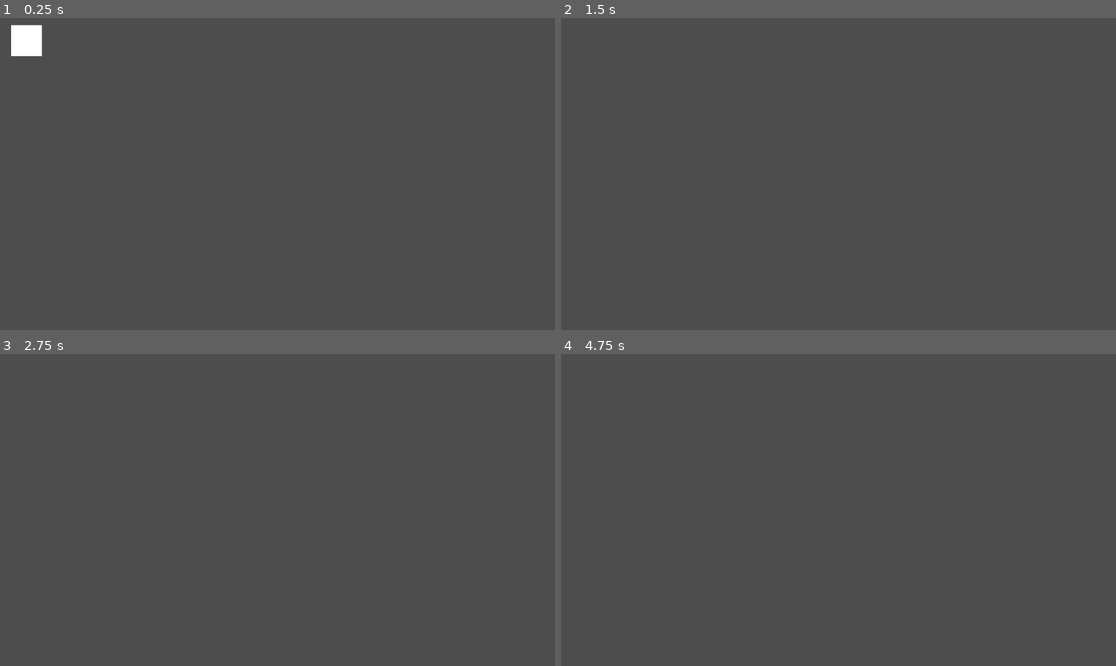
Above: before the commit, frames 1-4 (two rows, left to right).
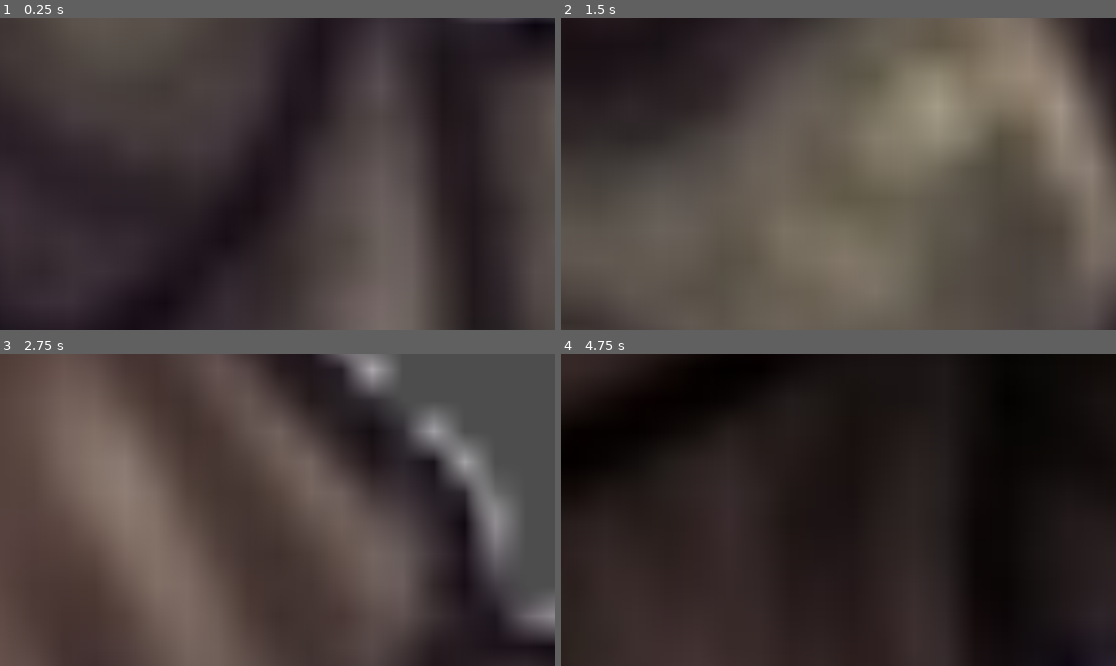
Above: after the commit, the same moments.

Repository: botmaksim/spora-game
Game: Godot game, scene res://src/entities/enemies/location_1/mushroom_ant/Ant.tscn
The game is run twice, just before and just after one commit, with the same random seed, the same clock (stepped at 60 frames per second) and the same inputs. This scene is started directly instead of the project's main scene.
Inputs:
- Up to frame 1 (0.25 s): no input
- Up to frame 2 (1.5 s): tap Enter (ui_accept) at 0.5, 0.77 s; hold Right (ui_right) from 0.53 s (still down)
- Up to frame 3 (2.75 s): tap Enter (ui_accept) at 1.52 s; release Right (ui_right) at 2.03 s; hold Left (ui_left) from 2.03 s (still down)
- Up to frame 4 (4.75 s): release Left (ui_left) at 2.78 s; hold Right (ui_right) 2.78-4.28 s; tap Enter (ui_accept) at 3.02, 3.77, 4.52 s; hold Left (ui_left) from 4.28 s (still down)

The runs differ from the first frame. In frame 1, 64% of the frame differs, in the area x 0-100%, y 0-100%; in frame 2, 53%; in frame 3, 49%; in frame 4, 100%.

Commit message:
добавление и связи с проектом текстур споры и муравья с грибочком

Diff:
--- a/project.godot
+++ b/project.godot
@@ -12,7 +12,7 @@
 
 config/name="Gaimoritik"
 run/main_scene="uid://tqwbfv21hyqt"
-config/features=PackedStringArray("4.6", "Forward Plus")
+config/features=PackedStringArray("4.7", "Forward Plus")
 
 [physics]
 
--- a/src/entities/base_body/base_body.gd
+++ b/src/entities/base_body/base_body.gd
@@ -28,6 +28,15 @@
 @export_group("Combat")
 @export var invulnerability_time: float = 0.5
 
+#добавил шнягу для экспорта текстур
+@export_group("Visuals & Textures")
+@export var tex_idle: Texture2D
+@export var tex_move: Texture2D
+@export var tex_jump: Texture2D
+@export var tex_attack: Texture2D
+@export var tex_corpse: Texture2D
+@export var tex_possession: Texture2D #тупо для споры
+
 @export_group("Editor Tools")
 @export var sync_shape_to_sprite: bool = false:
 	set(value):
@@ -40,6 +49,16 @@
 
 enum BodyState { NORMAL, CORPSE, POSSESSED }
 var current_state: BodyState = BodyState.NORMAL
+#ниже переменная для хранение теккстуры захваченного тела
+var possessed_texture: Texture2D = null
+
+#переменные для сохранения базовых текстур споры для возвращения при выходе их тела
+var default_tex_idle: Texture2D
+var default_tex_move: Texture2D
+var default_tex_jump: Texture2D
+var default_tex_attack: Texture2D
+var default_tex_corpse: Texture2D
+var default_tex_possession: Texture2D
 
 var speed_multiplier: float = 1.0
 var damage_multiplier: float = 1.0
@@ -59,6 +78,14 @@
 
 func _ready() -> void:
 	if Engine.is_editor_hint(): return
+
+	#сохранение родных текстур споры при запуске
+	default_tex_idle = tex_idle
+	default_tex_move = tex_move
+	default_tex_jump = tex_jump
+	default_tex_attack = tex_attack
+	default_tex_corpse = tex_corpse
+	default_tex_possession = tex_possession
 
 	current_hp = max_hp
 	was_on_floor = is_on_floor()
@@ -170,11 +197,21 @@
 	set_state(BodyState.CORPSE)
 	died.emit(self)
 
-func set_state(new_state: BodyState) -> void:
+func set_state(new_state: BodyState, source_body: BaseBody = null) -> void:
 	current_state = new_state
 	match current_state:
 		BodyState.NORMAL:
 			is_alive = true
+			possessed_texture = null #сбрасываем текстуру челика из которого вышли
+			# Возвращаем родные текстуры Споры при выходе из тела
+			tex_idle = default_tex_idle
+			tex_move = default_tex_move
+			tex_jump = default_tex_jump
+			tex_attack = default_tex_attack
+			tex_corpse = default_tex_corpse
+			tex_possession = default_tex_possession
+			if sprite and tex_idle:
+				sprite.texture = tex_idle
 			if sprite:
 				sprite.modulate = Color(1, 1, 1, 1)
 		BodyState.CORPSE:
@@ -187,8 +224,31 @@
 			hp_changed.emit(current_hp, max_hp)
 			if get_node_or_null("/root/PossessionManager"):
 				get_node("/root/PossessionManager").unregister_corpse(self)
+			#копирование и вставка текстур жмурика после захвата тела на игрока
+			if source_body:
+				copy_textures_from(source_body)
+				if sprite and source_body.sprite:
+					sprite.texture = source_body.sprite.texture
+					possessed_texture = source_body.sprite.texture # Сохраняем актуальную текстуру
+				_sync_shape() #синхронизация коллизии под размер нового спрайта врага
 			if sprite:
 				sprite.modulate = Color(0.2, 1.0, 0.2, 1.0)
+
+#функция смены текстуры для дочерних классов
+func apply_texture(new_texture: Texture2D) -> void:
+	if not sprite: return
+	if sprite.texture != new_texture:
+		sprite.texture = new_texture
+
+#функция для копирования всего набора текстур захваченного тела спорой
+func copy_textures_from(source_body: BaseBody) -> void:
+	if not source_body: return
+	tex_idle = source_body.tex_idle
+	tex_move = source_body.tex_move
+	tex_jump = source_body.tex_jump
+	tex_attack = source_body.tex_attack
+	tex_corpse = source_body.tex_corpse
+	tex_possession = source_body.tex_possession
 
 func _sync_shape() -> void:
 	if not Engine.is_editor_hint(): return
--- a/src/entities/enemies/location_1/mushroom_ant/Ant.tscn
+++ b/src/entities/enemies/location_1/mushroom_ant/Ant.tscn
@@ -1,33 +1,42 @@
-[gd_scene format=3]
-[ext_resource type="Texture2D" path="res://src/assets/placeholder_white.png" id="tex_placeholder"]
+[gd_scene format=3 uid="uid://cbfkec85o1ecf"]
 
-[ext_resource type="Script" path="res://src/entities/enemies/location_1/mushroom_ant/ant.gd" id="1_script"]
-[ext_resource type="Script" path="res://src/components/decay_manager.gd" id="2_decay"]
-[ext_resource type="Script" path="res://src/components/interaction/interaction_area.gd" id="3_interact"]
+[ext_resource type="Script" uid="uid://d2fdwyx5w5a06" path="res://src/entities/enemies/location_1/mushroom_ant/ant.gd" id="1_script"]
+[ext_resource type="Script" uid="uid://broyyswe122he" path="res://src/components/decay_manager.gd" id="2_decay"]
+[ext_resource type="Texture2D" uid="uid://b1kedunbt5v5s" path="res://src/assets/ant_sprites/Ant_Idle.png" id="2_ev4pn"]
+[ext_resource type="Texture2D" uid="uid://dytij8nnqf0rs" path="res://src/assets/ant_sprites/ant_jump.png" id="3_c6dpt"]
+[ext_resource type="Script" uid="uid://bgh4qkiqoa7rv" path="res://src/components/interaction/interaction_area.gd" id="3_interact"]
+[ext_resource type="Texture2D" uid="uid://dm0axkasd7l5r" path="res://src/assets/ant_sprites/ant_attack.png" id="4_lfhu2"]
+[ext_resource type="Texture2D" uid="uid://c6hah0lqw4aib" path="res://src/assets/ant_sprites/ant_death.png" id="5_qobpf"]
+[ext_resource type="Texture2D" uid="uid://cnaq8pjm1163g" path="res://src/assets/placeholder_white.png" id="tex_placeholder"]
 
-[node name="Ant" type="CharacterBody2D"]
+[node name="Ant" type="CharacterBody2D" unique_id=1875148919]
 script = ExtResource("1_script")
+tex_idle = ExtResource("2_ev4pn")
+tex_move = ExtResource("2_ev4pn")
+tex_jump = ExtResource("3_c6dpt")
+tex_attack = ExtResource("4_lfhu2")
+tex_corpse = ExtResource("5_qobpf")
 
-[node name="Sprite2D" type="Sprite2D" parent="."]
+[node name="Sprite2D" type="Sprite2D" parent="." unique_id=590266418]
+scale = Vector2(64, 64)
 texture = ExtResource("tex_placeholder")
-scale = Vector2(64, 64)
 
-[node name="CollisionShape2D" type="CollisionShape2D" parent="."]
+[node name="CollisionShape2D" type="CollisionShape2D" parent="." unique_id=285529329]
 
-[node name="CoyoteTimer" type="Timer" parent="."]
+[node name="CoyoteTimer" type="Timer" parent="." unique_id=78182059]
 one_shot = true
 
-[node name="JumpBufferTimer" type="Timer" parent="."]
+[node name="JumpBufferTimer" type="Timer" parent="." unique_id=1860147961]
 one_shot = true
 
-[node name="Abilities" type="Node" parent="."]
+[node name="Abilities" type="Node" parent="." unique_id=1936075206]
 
-[node name="AIController" type="Node" parent="."]
+[node name="AIController" type="Node" parent="." unique_id=577331771]
 
-[node name="DecayManager" type="Node" parent="."]
+[node name="DecayManager" type="Node" parent="." unique_id=1588708836]
 script = ExtResource("2_decay")
 
-[node name="InteractionArea" type="Area2D" parent="."]
+[node name="InteractionArea" type="Area2D" parent="." unique_id=1870798952]
 script = ExtResource("3_interact")
 
-[node name="CollisionShape2D" type="CollisionShape2D" parent="InteractionArea"]
+[node name="CollisionShape2D" type="CollisionShape2D" parent="InteractionArea" unique_id=1607124211]
--- a/src/entities/enemies/location_1/mushroom_ant/ant.gd
+++ b/src/entities/enemies/location_1/mushroom_ant/ant.gd
@@ -1,8 +1,38 @@
 extends EnemyTemplate
+class_name ant
+
+var is_dashing: bool = false
 
 func _physics_process(delta: float) -> void:
 	if current_state == BodyState.NORMAL:
 		receive_movement(facing_dir, 0, false, false)
 		if randf() < 0.01:
 			trigger_ability("dash", 0, false)
+
+	#проверка активности рывка для отрисовки и тд
+	if abilities.has("dash"):
+		is_dashing = abilities["dash"].get("is_active", false)
+
 	super._physics_process(delta)
+	update_ant_visuals()
+
+func update_ant_visuals() -> void:
+	if not sprite: return
+	#ниже перечисленны все моменты когда надо менять текстуры
+	# 1. Труп / Смерть
+	if not is_alive or current_state == BodyState.CORPSE:
+		if tex_corpse: apply_texture(tex_corpse)
+		return
+
+	# 2. Атака (Dash)
+	if is_dashing:
+		if tex_attack: apply_texture(tex_attack)
+	# 3. Воздух / Прыжок
+	elif not is_on_floor():
+		if tex_jump: apply_texture(tex_jump)
+	# 4. Движение
+	elif abs(velocity.x) > 1.0:
+		if tex_move: apply_texture(tex_move)
+	# 5. Покой
+	else:
+		if tex_idle: apply_texture(tex_idle)
--- a/src/entities/spora/Spora.tscn
+++ b/src/entities/spora/Spora.tscn
@@ -1,37 +1,44 @@
-[gd_scene format=3]
-[ext_resource type="Texture2D" path="res://src/assets/placeholder_white.png" id="tex_placeholder"]
+[gd_scene format=3 uid="uid://b7qeg5huydujl"]
 
-[ext_resource type="Script" path="res://src/entities/spora/spora.gd" id="1_script"]
-[ext_resource type="Script" path="res://src/components/decay_manager.gd" id="2_decay"]
-[ext_resource type="Script" path="res://src/components/interaction/interaction_area.gd" id="3_interact"]
+[ext_resource type="Script" uid="uid://cslkety32v588" path="res://src/entities/spora/spora.gd" id="1_script"]
+[ext_resource type="Script" uid="uid://broyyswe122he" path="res://src/components/decay_manager.gd" id="2_decay"]
+[ext_resource type="Texture2D" uid="uid://d3j8sd5jvqts1" path="res://src/assets/bleb sprites/bleb_idle.png" id="2_mn8gp"]
+[ext_resource type="Texture2D" uid="uid://1ivr6v0p1f4c" path="res://src/assets/bleb sprites/bleb_moving.png" id="3_fsrri"]
+[ext_resource type="Script" uid="uid://bgh4qkiqoa7rv" path="res://src/components/interaction/interaction_area.gd" id="3_interact"]
+[ext_resource type="Texture2D" uid="uid://jyulaxikmh50" path="res://src/assets/bleb sprites/bleb_jump.png" id="4_ha3om"]
+[ext_resource type="Texture2D" uid="uid://b3rrhwdg756m0" path="res://src/assets/bleb sprites/bleb_attack.png" id="5_ils1u"]
+[ext_resource type="Texture2D" uid="uid://hgugg5rn48cn" path="res://src/assets/bleb sprites/bleb_posession.png" id="6_sv52b"]
+[ext_resource type="Texture2D" uid="uid://cnaq8pjm1163g" path="res://src/assets/placeholder_white.png" id="tex_placeholder"]
 
-[node name="Spora" type="CharacterBody2D"]
+[node name="Spora" type="CharacterBody2D" unique_id=372982113]
 script = ExtResource("1_script")
+tex_idle = ExtResource("2_mn8gp")
+tex_move = ExtResource("3_fsrri")
+tex_jump = ExtResource("4_ha3om")
+tex_attack = ExtResource("5_ils1u")
+tex_possession = ExtResource("6_sv52b")
 
-[node name="Sprite2D" type="Sprite2D" parent="."]
+[node name="Sprite2D" type="Sprite2D" parent="." unique_id=565789812]
+scale = Vector2(64, 64)
 texture = ExtResource("tex_placeholder")
-scale = Vector2(64, 64)
 
-[node name="CollisionShape2D" type="CollisionShape2D" parent="."]
-
-[node name="CoyoteTimer" type="Timer" parent="."]
+[node name="JumpBufferTimer" type="Timer" parent="." unique_id=513468628]
 one_shot = true
 
-[node name="JumpBufferTimer" type="Timer" parent="."]
-one_shot = true
+[node name="Abilities" type="Node" parent="." unique_id=82120423]
 
-[node name="Abilities" type="Node" parent="."]
+[node name="DashAttackAbility" type="Node" parent="Abilities" unique_id=1710590511]
 
-[node name="DashAttackAbility" type="Node" parent="Abilities"]
-[node name="SwimAbility" type="Node" parent="Abilities"]
-[node name="EjectJumpAbility" type="Node" parent="Abilities"]
+[node name="SwimAbility" type="Node" parent="Abilities" unique_id=734262822]
 
-[node name="AIController" type="Node" parent="."]
+[node name="EjectJumpAbility" type="Node" parent="Abilities" unique_id=787238459]
 
-[node name="DecayManager" type="Node" parent="."]
+[node name="AIController" type="Node" parent="." unique_id=506176059]
+
+[node name="DecayManager" type="Node" parent="." unique_id=1819333579]
 script = ExtResource("2_decay")
 
-[node name="InteractionArea" type="Area2D" parent="."]
+[node name="InteractionArea" type="Area2D" parent="." unique_id=1602243993]
 script = ExtResource("3_interact")
 
-[node name="CollisionShape2D" type="CollisionShape2D" parent="InteractionArea"]
+[node name="CollisionShape2D" type="CollisionShape2D" parent="InteractionArea" unique_id=1512976230]
--- a/src/entities/spora/spora.gd
+++ b/src/entities/spora/spora.gd
@@ -1,5 +1,40 @@
 extends BaseBody
 class_name Spora
 
-func _ready() -> void:
-	super._ready()
+#для корректной отрисовки текстур
+var is_attacking: bool = false
+var is_possessing: bool = false
+
+func _physics_process(delta: float) -> void:
+	super._physics_process(delta)
+	update_spora_visuals()
+
+func update_spora_visuals() -> void:
+	if not sprite: return
+
+	#для правильного направления текстур и анимаий(как-нибудь потом)
+	sprite.flip_h = (facing_dir > 0)
+	#текстуры для действий ниже:
+
+	# 1. Захват тела
+	if is_possessing:
+		if tex_possession: apply_texture(tex_possession)
+		#позже для сброса анимации захвата надо будет добавить гдето в логике захвата
+		#is_possessing = false
+		#иначе блеб будет останется выглядеть по дебыльному
+
+	# 2. Атака (на свою кнопку атаки)
+	elif is_attacking:
+		if tex_attack: apply_texture(tex_attack)
+
+	# 3. Воздуханство / Прыжок
+	elif not is_on_floor():
+		if tex_jump: apply_texture(tex_jump)
+
+	# 4. Движение
+	elif abs(velocity.x) > 1.0:
+		if tex_move: apply_texture(tex_move)
+
+	# 5. Стояк
+	else:
+		if tex_idle: apply_texture(tex_idle)
Not shown, added: MainMenu/MainMenu.jpg.import
Binary file added: src/assets/MenuSprites/Menu without text.jpg
Not shown, added: src/assets/MenuSprites/Menu without text.jpg.import
Binary file added: src/assets/MenuSprites/new game clicked.png
Not shown, added: src/assets/MenuSprites/new game clicked.png.import
Binary file added: src/assets/MenuSprites/new game pointed.png
Not shown, added: src/assets/MenuSprites/new game pointed.png.import
Binary file added: src/assets/MenuSprites/new game.png
Not shown, added: src/assets/MenuSprites/new game.png.import
Binary file added: src/assets/MenuSprites/save slots clicked.png
Not shown, added: src/assets/MenuSprites/save slots clicked.png.import
Binary file added: src/assets/MenuSprites/save slots pointed.png
(and 56 more such lines)
